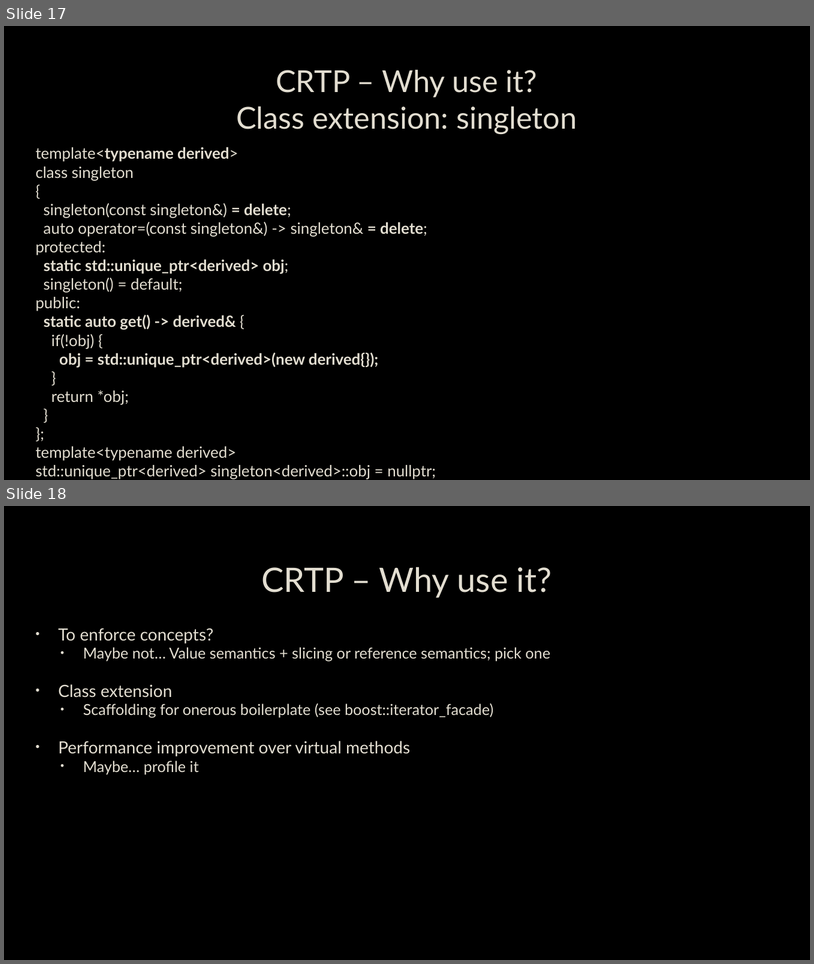
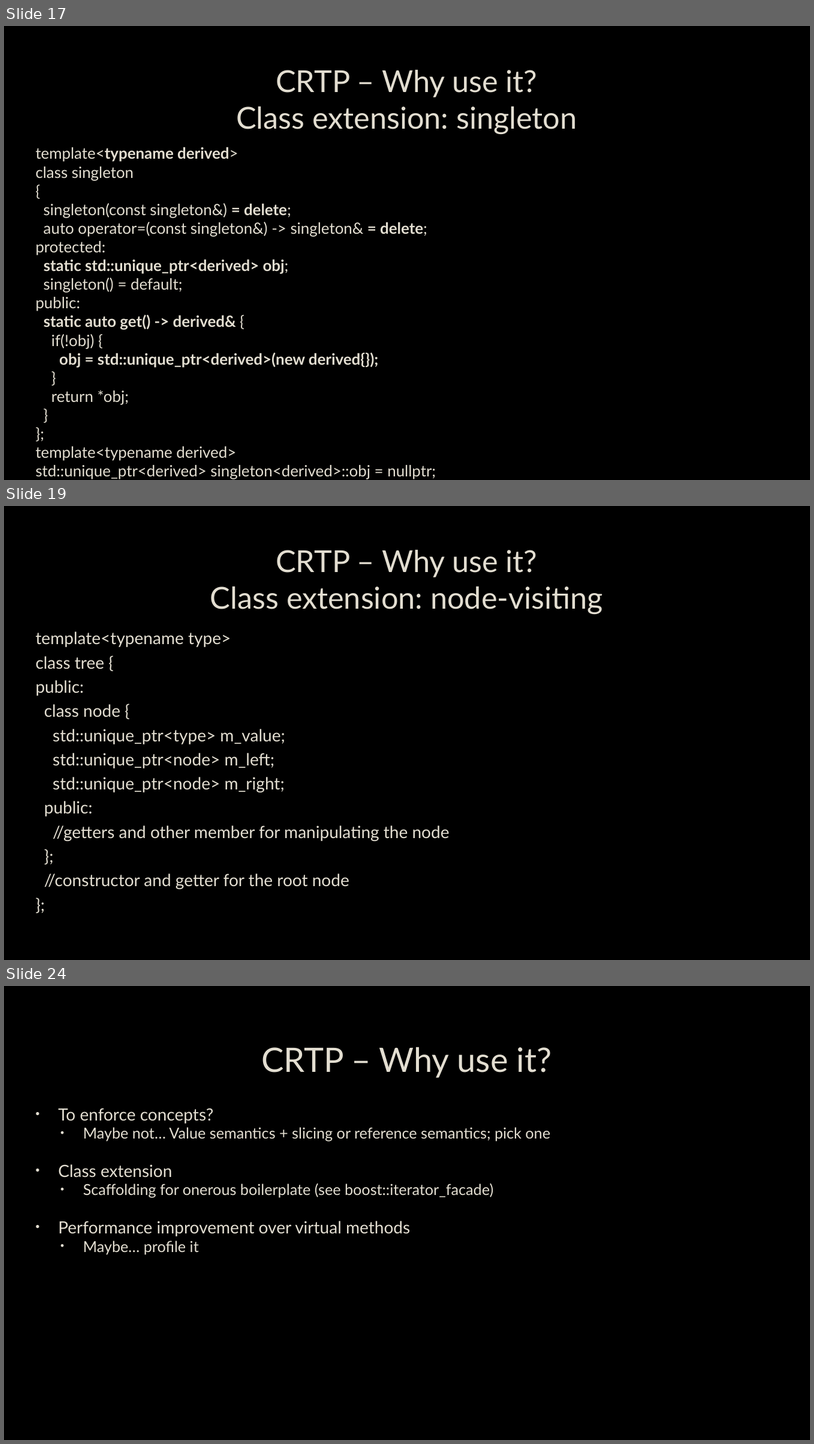
Before and after one commit to capsocrates/crtp-meetup-talk, a slide deck: CRTP.pptx. Shown one above the other, each under a label of ours: slides 17 and 18 before the commit, slides 17, 19 and 24 after it; the slides between them are not shown. The pictures are 814x964 and 814x1444 pixels, drawn with LibreOffice and Linux fonts; fonts in the diff are those of the drawing; background and template pictures are left out. Boxes give left, top, right and bottom in pixels: in the first picture for what was removed or moved away, otherwise in the second. Text is boxed around its words. In the diff, an @@ line names an element or a change of style, - is before the commit and + after.

Commit message:
adding class-extension examples

```diff
--- a/CRTP.pptx
+++ b/CRTP.pptx
@@ slide 19 added at (4, 506, 810, 960), background picture (left out) @@
@@ title added at (210, 550, 603, 613), 36 pt, text #E3DED1 @@
+CRTP – Why use it?
+Class extension: node-visiting
@@ text added at (36, 631, 450, 889), 20 pt, text #E3DED1 @@
+template<typename type>
+class tree {
+public:
+class node {
+std::unique_ptr<type> m_value;
+std::unique_ptr<node> m_left;
+std::unique_ptr<node> m_right;
+public:
+//getters and other member for manipulating the node
+};
+//constructor and getter for the root node
+};
@@ what was slide 18 is now slide 24 @@
```
Also in this commit, not shown: 5 other slides added, 10 other files.
